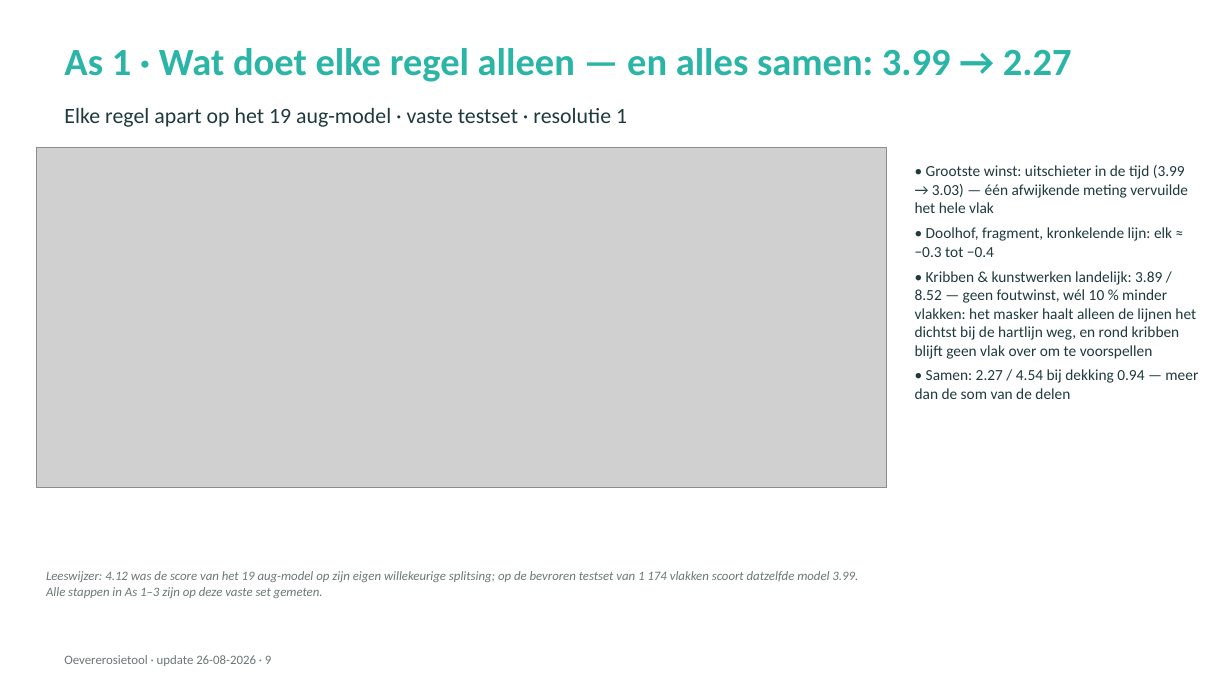
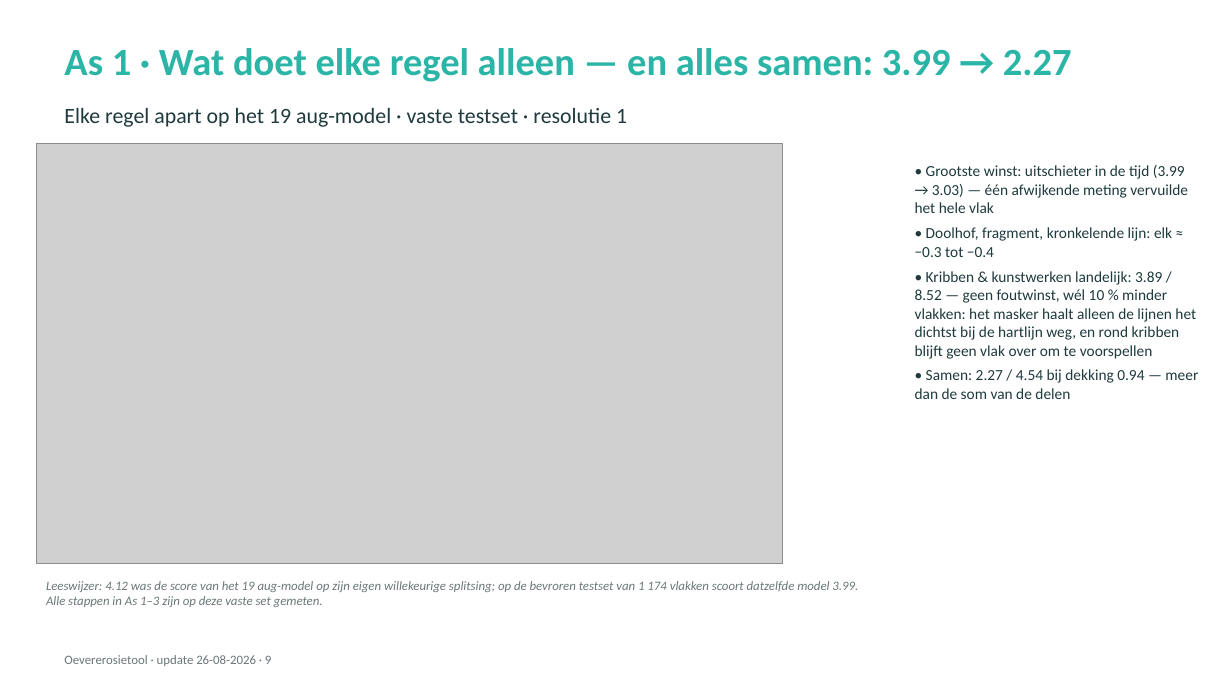
Before and after one commit to HAL24K/wocu-oevererosie, a slide deck: slide 9 of docs/presentations/20260826_update_v2.pptx. Drawn at 1232x693 pixels with LibreOffice and Linux fonts; fonts in the diff are those of the drawing; grey boxes stand for pictures. Boxes give left, top, right and bottom in pixels: in the first picture for what was removed or moved away, otherwise in the second. Text is boxed around its words. In the diff, an @@ line names an element or a change of style, - is before the commit and + after.

Commit message:
docs(presentation): ablation chart stacked layout

```diff
--- a/docs/presentations/20260826_update_v2.pptx
+++ b/docs/presentations/20260826_update_v2.pptx
@@ picture: place and size @@
-picture at [37, 148, 887, 488]
+picture at [37, 143, 783, 564]
@@ text "Leeswijzer: 4.12 was de score ...": place and size @@
-text "Leeswijzer: 4.12 was de score ..." at [46, 571, 858, 598]
+text "Leeswijzer: 4.12 was de score ..." at [46, 581, 858, 607]
```
Also in this commit, not shown: 1 other file.
